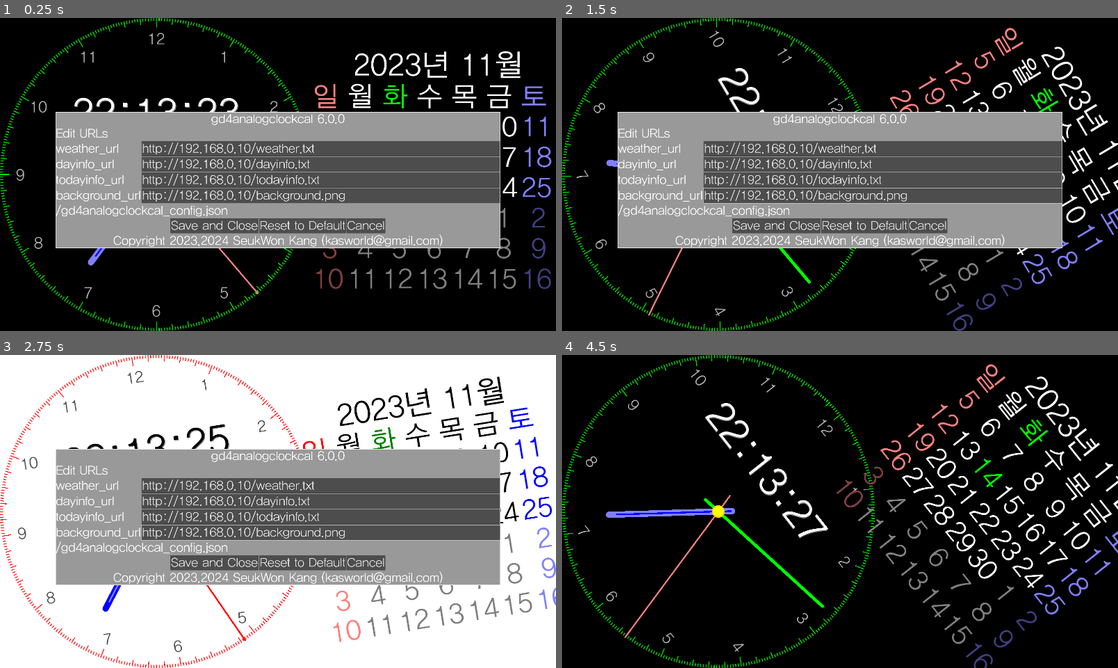
Above: before the commit, frames 1-4 (two rows, left to right).
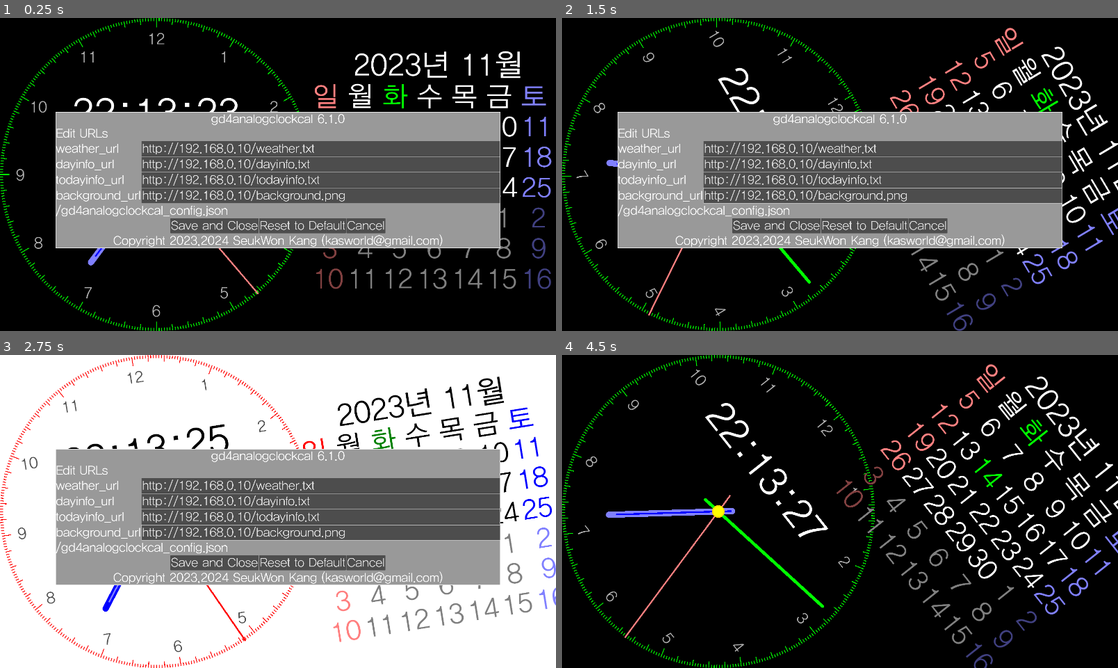
Above: after the commit, the same moments.

Repository: kasworld/gd4analogclockcal
Game: Godot game, scene res://main.tscn
Two runs of this game, one before a commit and one after it. Both use one fixed random seed, a clock stepped at 60 frames per second and the inputs below.
Inputs (mouse positions are in pixels of both pictures, inside the frame that each line leads up to):
- Up to frame 1 (0.25 s): no input
- Up to frame 2 (1.5 s): tap Enter at 0.5, 0.6, 1.35 s; move the mouse to (962, 158) at 0.52 s; click (962, 158) at 0.67 s; move the mouse to (728, 190) at 1.27 s; click (728, 190) at 1.42 s
- Up to frame 3 (2.75 s): move the mouse to (333, 442) at 2.02 s; tap Enter at 2.1 s; click (333, 442) at 2.17 s
- Up to frame 4 (4.5 s): move the mouse to (812, 574) at 2.77 s; tap Enter at 2.85, 3.6, 4.35 s; click (812, 574) at 2.92 s; move the mouse to (1006, 558) at 3.52 s; click (1006, 558) at 3.67 s; move the mouse to (673, 464) at 4.27 s; click (673, 464) at 4.42 s

The runs differ from the first frame. In frame 1, 0.1% of the frame differs, in the area x 13-61%, y 25-34%; in frame 2, less than 0.1%; in frame 3, 0.1%; in frame 4, 0.2%, in the area x 25-48%, y 16-59%.
Error in both runs: Attempt to call function 'store_line' in base 'null instance' on a null instance. (res://global/config.gd:13)

Commit message:
remove text shadow

Diff:
--- a/analog_clock/analog_clock.gd
+++ b/analog_clock/analog_clock.gd
@@ -3,7 +3,6 @@
 var clock_R :float
 
 var tz_shift :float
-var dial_nums :Array
 var center_circle1 :Polygon2D
 var center_circle2 :Polygon2D
 
@@ -13,13 +12,13 @@
 func init(config :Dictionary, r :float, tz_s :float) -> void:
 	tz_shift = tz_s
 	clock_R = r
+
+	$AnalogDial.init(r)
 	draw_hand()
 	center_circle1 = Global2d.new_circle_fill(Vector2(0,0), clock_R/25, Global2d.colors.center_circle1)
 	add_child(center_circle1)
 	center_circle2 = Global2d.new_circle_fill(Vector2(0,0), clock_R/30, Global2d.colors.center_circle2)
 	add_child(center_circle2)
-
-	$AnalogDial.init(r)
 
 	var co = Global2d.colors.timelabel
 	$LabelTime.position = Vector2(-r/3.0,-r/2)
@@ -71,8 +70,6 @@
 
 func update_color()->void:
 	$AnalogDial.update_color()
-	for n in dial_nums:
-		Global2d.set_label_color(n,Global2d.colors.dial_num[0], Global2d.colors.dial_num[1] )
 	for k in hands_lines:
 		hands_gradients[k].colors = Global2d.colors[k]
 	center_circle1.color = Global2d.colors.center_circle1
--- a/analog_dial/analog_dial.gd
+++ b/analog_dial/analog_dial.gd
@@ -1,8 +1,6 @@
 extends Node2D
 
 class_name AnalogDial
-
-var dfont = preload("res://HakgyoansimBareondotumR.ttf")
 
 var dial_lines :PackedVector2Array =[]
 var line_thick :float = 2
@@ -53,4 +51,4 @@
 	var offset = Vector2(-fsize/3.5*t.length(),fsize/3)
 	#draw_cross(pos+offset,fsize*2, Global2d.colors.dial_1)
 	#var default_font = ThemeDB.fallback_font
-	draw_string(dfont, pos+offset, t, HORIZONTAL_ALIGNMENT_CENTER, -1,  fsize, Global2d.colors.dial_num )
+	draw_string(Global2d.font, pos+offset, t, HORIZONTAL_ALIGNMENT_CENTER, -1,  fsize, Global2d.colors.dial_num )
--- a/calendar2/calendar_2.gd
+++ b/calendar2/calendar_2.gd
@@ -1,8 +1,6 @@
 extends Node2D
 
 class_name Calendar2
-
-var dfont = preload("res://HakgyoansimBareondotumR.ttf")
 
 var csize :Vector2
 func init(cs :Vector2)->void:
@@ -23,7 +21,7 @@
 	var offset = Vector2(0,fh*0.7)
 
 	var text_ym = "%4d년 %2d월" % [today_dict["year"] , today_dict["month"]]
-	draw_string(dfont, Vector2(-csize.x/3,-csize.y/2) +offset, text_ym, HORIZONTAL_ALIGNMENT_CENTER, -1,  fh, Global2d.colors.datelabel )
+	draw_string(Global2d.font, Vector2(-csize.x/3,-csize.y/2) +offset, text_ym, HORIZONTAL_ALIGNMENT_CENTER, -1,  fh, Global2d.colors.datelabel )
 
 	for wd in Global2d.weekdaystring.size():
 		var week = 1
@@ -32,7 +30,7 @@
 			co = Global2d.colors.today
 		var pos = Vector2(fw*wd,fh*week) - csize/2 +offset
 		var text =  Global2d.weekdaystring[wd]
-		draw_string(dfont, pos , text, HORIZONTAL_ALIGNMENT_CENTER, -1,  fh*0.9, co )
+		draw_string(Global2d.font, pos , text, HORIZONTAL_ALIGNMENT_CENTER, -1,  fh*0.9, co )
 
 	for week in range(2,8):
 		for wd in range(7):
@@ -45,7 +43,7 @@
 			elif day_index_dict["day"] == today_dict["day"]:
 				co = Global2d.colors.today
 			day_index += 24*60*60
-			draw_string(dfont, pos , text, HORIZONTAL_ALIGNMENT_CENTER, -1,  fh*0.9, co )
+			draw_string(Global2d.font, pos , text, HORIZONTAL_ALIGNMENT_CENTER, -1,  fh*0.9, co )
 
 func _draw() -> void:
 	draw_calendar()
--- a/global/global2d.gd
+++ b/global/global2d.gd
@@ -86,9 +86,9 @@
 	label_settings.font = font
 	label_settings.font_color = co1
 	label_settings.font_size = font_size
-	label_settings.shadow_color = co2
-	var offset = calc_font_offset_vector2(font_size)
-	label_settings.shadow_offset = offset
+	#label_settings.shadow_color = co2
+	#var offset = calc_font_offset_vector2(font_size)
+	#label_settings.shadow_offset = offset
 	return label_settings
 
 func calc_font_offset_vector2(font_size :float)->Vector2:
--- a/main.gd
+++ b/main.gd
@@ -13,7 +13,7 @@
 	]
 
 var config = {
-	"version" : "gd4analogclockcal 6.0.0",
+	"version" : "gd4analogclockcal 6.1.0",
 	"weather_url" : "http://192.168.0.10/weather.txt",
 	"dayinfo_url" : "http://192.168.0.10/dayinfo.txt",
 	"todayinfo_url" : "http://192.168.0.10/todayinfo.txt",
